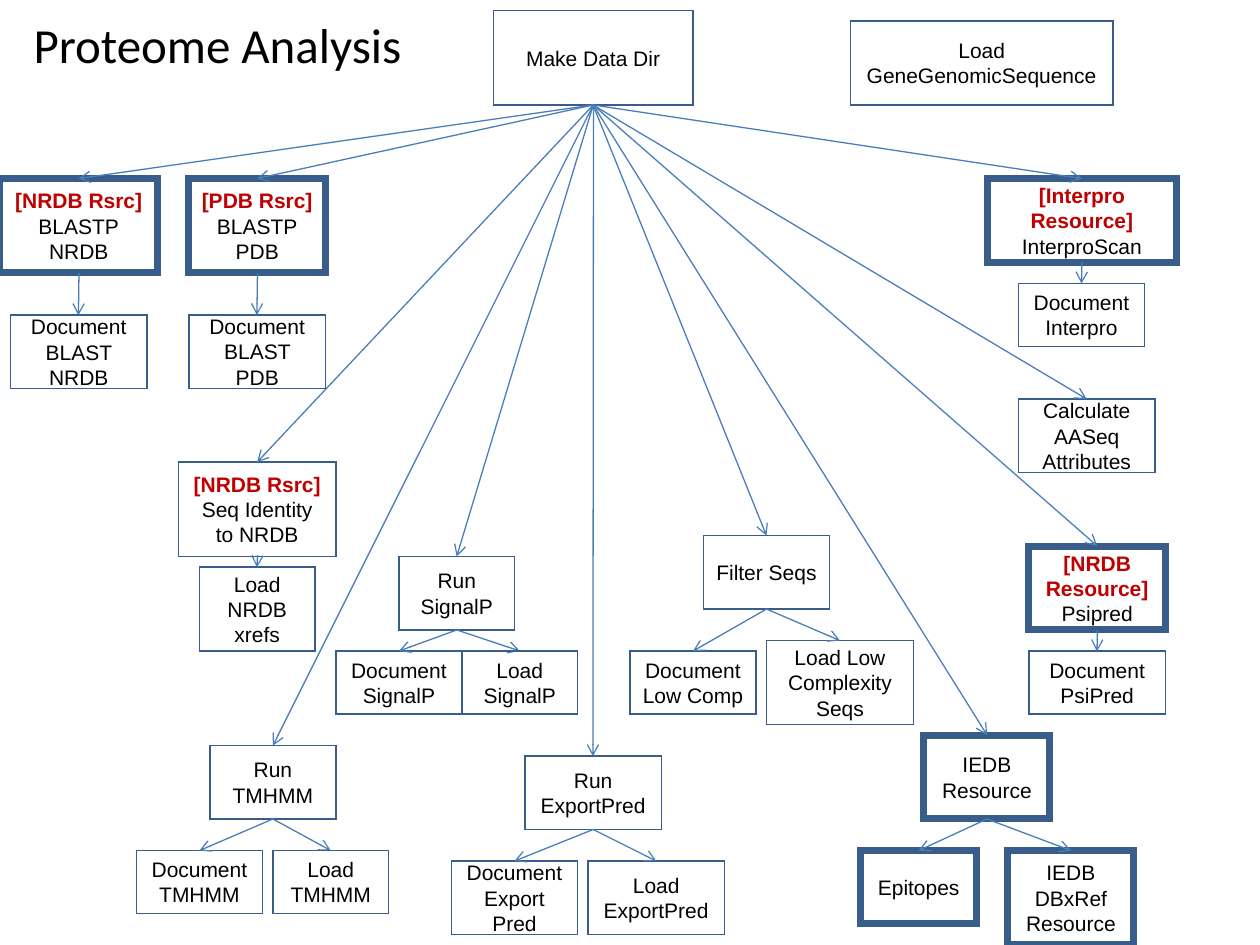
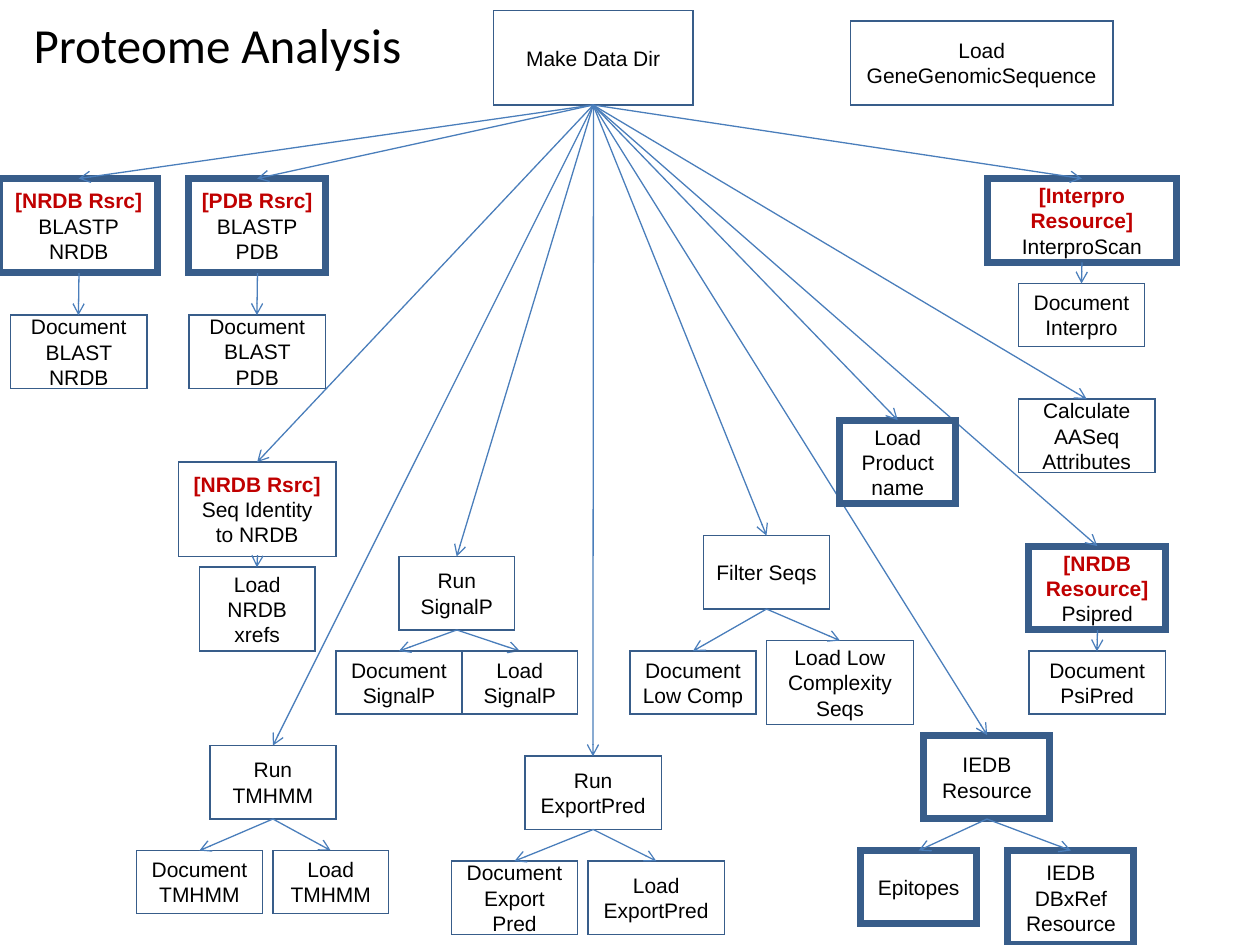
Before and after one commit to VEuPathDB/ApiCommonWorkflow, a slide deck: slide 9 of Main/doc/IntegratedWorkflow.ppt. Drawn at 1260x945 pixels with LibreOffice and Linux fonts; fonts in the diff are those of the drawing. Boxes give left, top, right and bottom in pixels: in the first picture for what was removed or moved away, otherwise in the second. Text is boxed around its words. In the diff, an @@ line names an element or a change of style, - is before the commit and + after.

```diff
--- a/Main/doc/IntegratedWorkflow.ppt
+++ b/Main/doc/IntegratedWorkflow.ppt
@@ arrow added from (593, 105) to (897, 420), #4A7EBB 0.74 pt @@
@@ rectangle added at box(840, 420, 956, 504), outline #385D8A 4 pt, 12 pt, text #000000 @@
+Load Product name
```
Also in this commit, not shown: 7 other slides changed.
